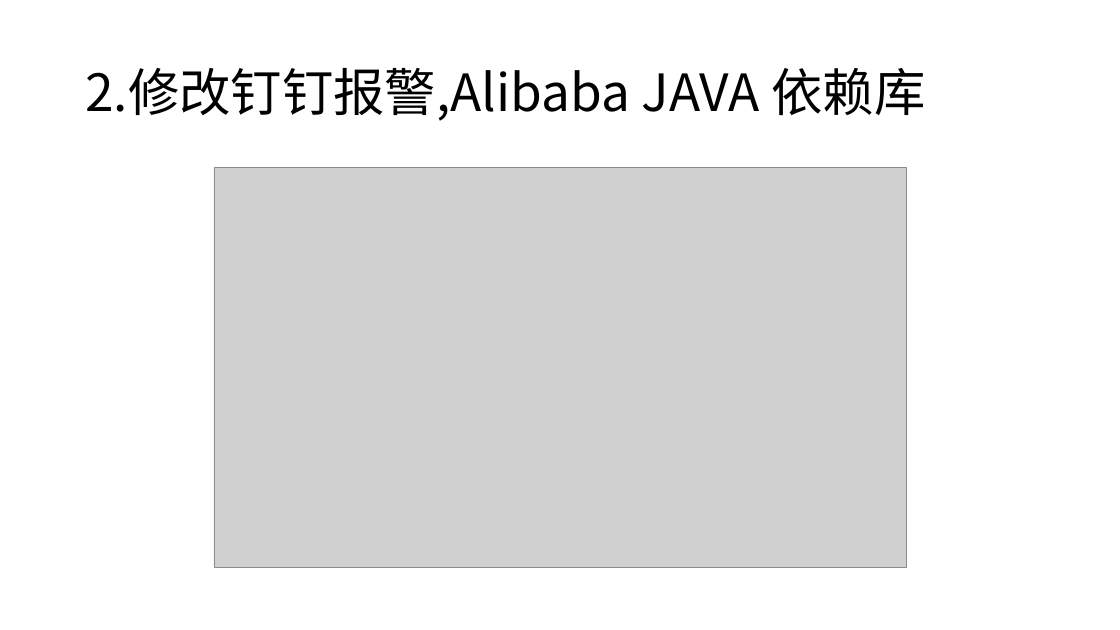
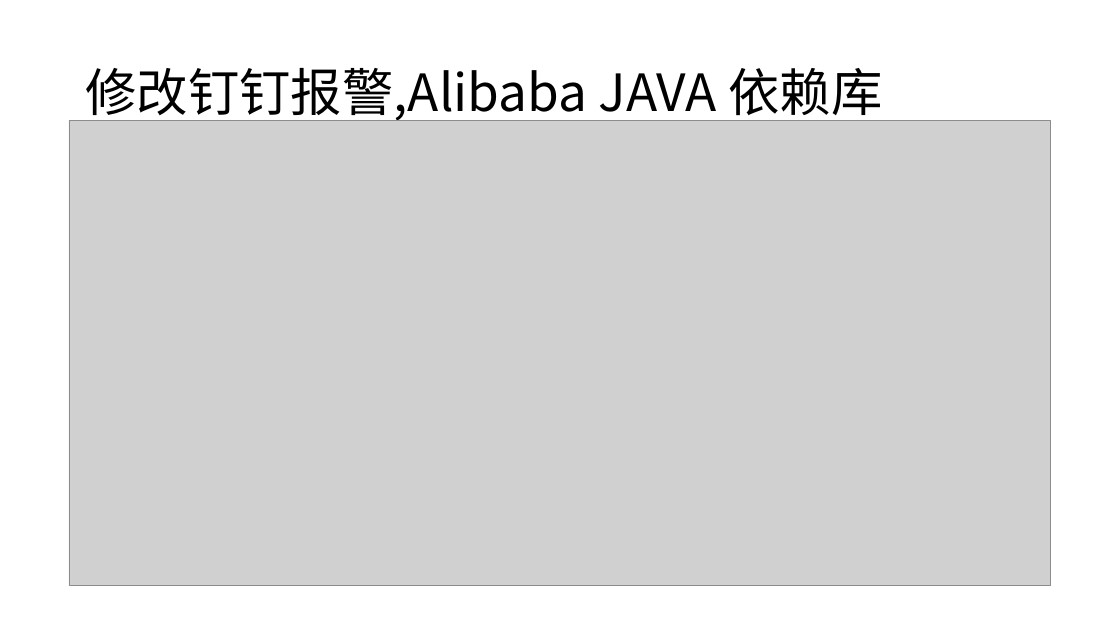
Before and after one commit to xuxueli/xxl-job, a slide deck: slide 8 of doc/XXL-JOB钉钉报警使用文档.pptx (slide 7 before the commit). Drawn at 1120x630 pixels with LibreOffice and Linux fonts; fonts in the diff are those of the drawing; grey boxes stand for pictures. Boxes give left, top, right and bottom in pixels: in the first picture for what was removed or moved away, otherwise in the second. Text is boxed around its words. In the diff, an @@ line names an element or a change of style, - is before the commit and + after.

Commit message:
更新钉钉报警文档

```diff
--- a/doc/XXL-JOB钉钉报警使用文档.pptx
+++ b/doc/XXL-JOB钉钉报警使用文档.pptx
@@ title at (85,68,883,124): text changed @@
-2.修改钉钉报警,Alibaba JAVA 依赖库
+修改钉钉报警,Alibaba JAVA 依赖库
@@ picture: place and size @@
-picture at (214,168,907,568)
+picture at (69,120,1051,586)
```
Also in this commit, not shown: 4 other slides changed, 7 slides added, 1 slide removed, 3 other files.
